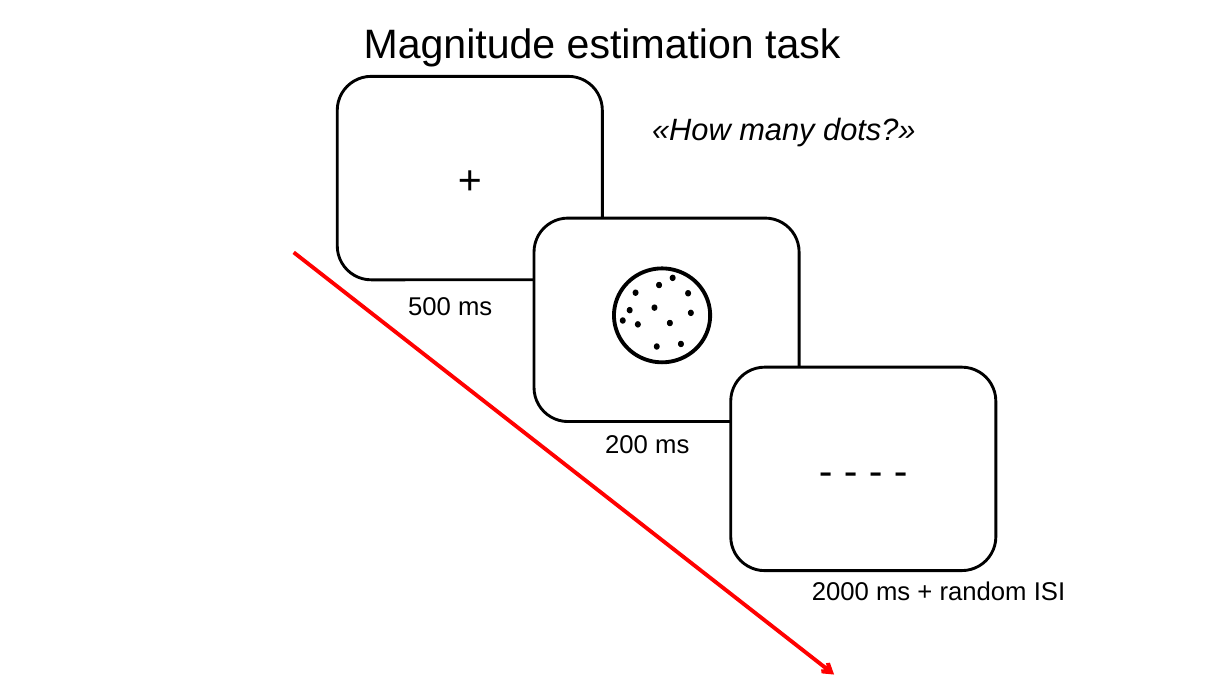
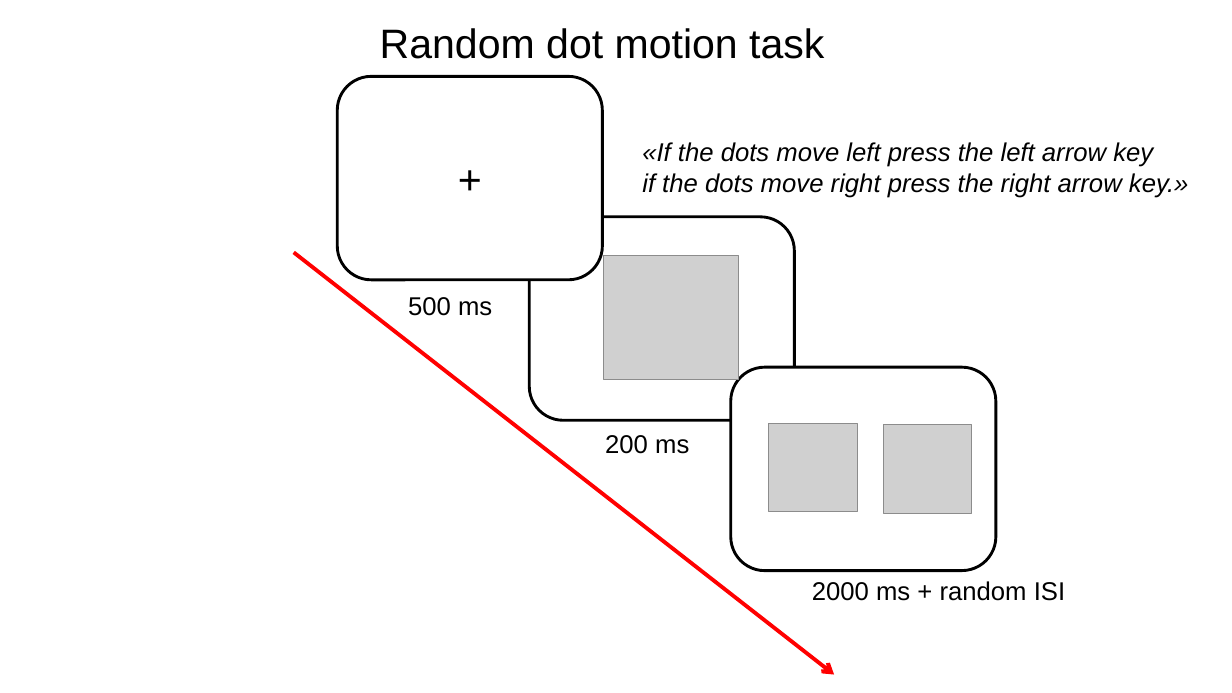
Before and after one commit to n400peanuts/leverhulmeNDL, a slide deck: slide 4 of exp1/script/testing/timelineTesting.pptx. Drawn at 1232x693 pixels with LibreOffice and Linux fonts; fonts in the diff are those of the drawing; grey boxes stand for pictures. Boxes give left, top, right and bottom in pixels: in the first picture for what was removed or moved away, otherwise in the second. Text is boxed around its words. In the diff, an @@ line names an element or a change of style, - is before the commit and + after.

```diff
--- a/exp1/script/testing/timelineTesting.pptx
+++ b/exp1/script/testing/timelineTesting.pptx
@@ text at bbox=[380, 28, 824, 59]: text changed @@
-Magnitude estimation task
+Random dot motion task
@@ text at bbox=[642, 142, 1189, 198]: text changed; size 24 to 20 pt @@
-«How many dots?»
+«If the dots move left press the left arrow key
+if the dots move right press the right arrow key.»
@@ text in rounded rectangle at bbox=[530, 217, 795, 421]: text added @@
++
@@ rounded rectangle "+": place and size @@
-rounded rectangle "+" at bbox=[534, 218, 799, 421]
+rounded rectangle "+" at bbox=[530, 217, 795, 421]
@@ picture added at bbox=[604, 255, 738, 380] @@
@@ ellipse removed at bbox=[615, 268, 711, 362] @@
@@ ellipse removed at bbox=[633, 290, 638, 295] @@
@@ ellipse removed at bbox=[657, 283, 662, 287] @@
@@ ellipse removed at bbox=[671, 275, 676, 280] @@
@@ ellipse removed at bbox=[686, 291, 690, 296] @@
@@ ellipse removed at bbox=[620, 318, 625, 323] @@
@@ ellipse removed at bbox=[628, 308, 632, 312] @@
@@ ellipse removed at bbox=[636, 322, 640, 326] @@
@@ ellipse removed at bbox=[653, 305, 657, 310] @@
@@ ellipse removed at bbox=[667, 321, 672, 325] @@
@@ ellipse removed at bbox=[689, 311, 693, 315] @@
@@ ellipse removed at bbox=[654, 344, 659, 348] @@
@@ ellipse removed at bbox=[678, 342, 683, 347] @@
@@ text in rounded rectangle at bbox=[731, 367, 996, 570]: text removed @@
-- - - -
@@ picture added at bbox=[769, 423, 858, 512] @@
@@ picture added at bbox=[884, 425, 972, 514] @@
```
Also in this commit, not shown: 3 other files.
